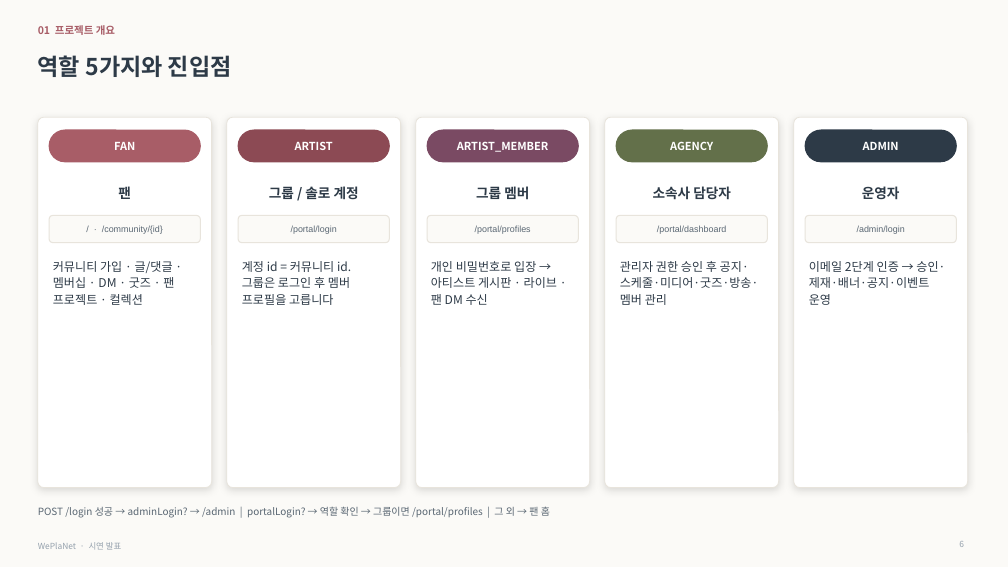
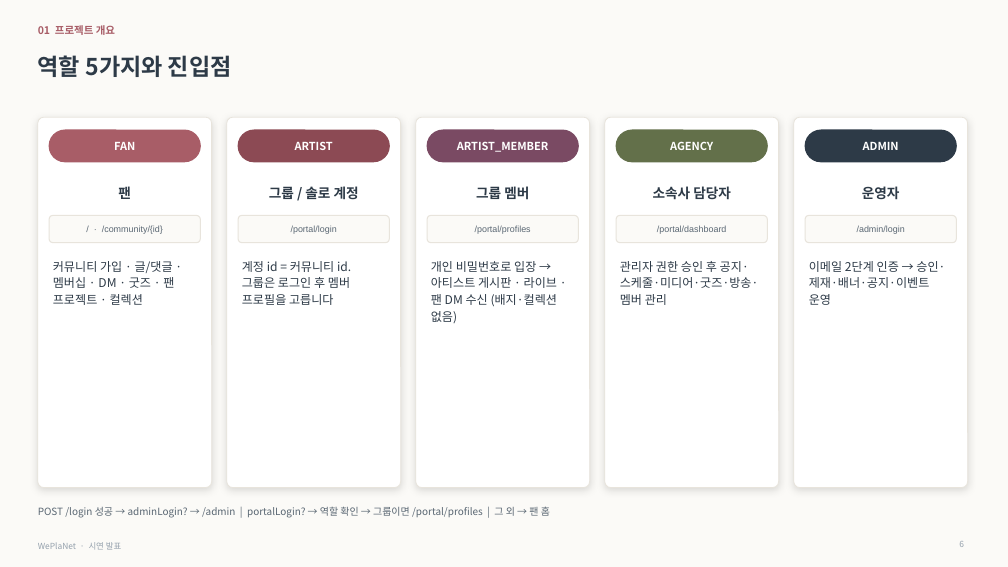
Before and after one commit to suuzuux/project-DSA, a slide deck: slide 6 of weplanet/presentation/WePlaNet_시연발표.pptx. Drawn at 1008x567 pixels with LibreOffice and Linux fonts; fonts in the diff are those of the drawing. Boxes give left, top, right and bottom in pixels: in the first picture for what was removed or moved away, otherwise in the second. Text is boxed around its words. In the diff, an @@ line names an element or a change of style, - is before the commit and + after.

```diff
--- a/weplanet/presentation/WePlaNet_시연발표.pptx
+++ b/weplanet/presentation/WePlaNet_시연발표.pptx
@@ text at (431,261,557,323): text changed @@
-개인 비밀번호로 입장 → 아티스트 게시판 · 라이브 · 팬 DM 수신
+개인 비밀번호로 입장 → 아티스트 게시판 · 라이브 · 팬 DM 수신 (배지·컬렉션 없음)
```
Also in this commit, not shown: 10 other slides changed, 4 slides added, 3 other files.
